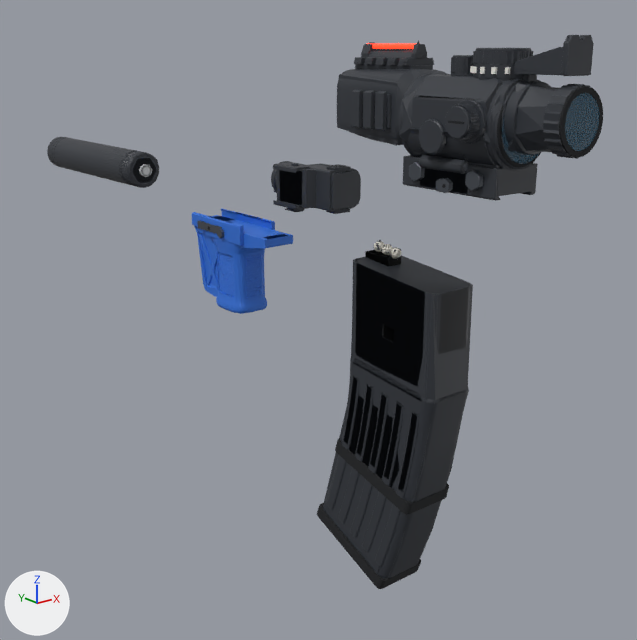
Two versions of the glTF model assets/models/replicaParts/aeg.glb, one commit apart.
Before and after are seen from a 50 mm lens placed at (-0.308, -0.25, 0.133), pointed at (0.041, 0.186, -0.042). Lighting does not change. The marker at lower left points along +X, +Y and +Z. The picture after the commit comes second. Where no turn or scale is listed for an object, it has been applied to the vertices. Vertices at exactly the same position are counted once.

Objects in the first picture: 'grip_angled', 'grip_vertical', 'grip_vertical_Figure', 'light_weaponTorch', 'magazine_hiCap', 'magazine_hiCap_Figure', 'magazine_lowCap', 'muzzle_silencer', 'optic_scope2x', 'optic_scope2x_Figure', 'optic_scopeVar', 'optic_scopeVar_Figure' and 9 more.
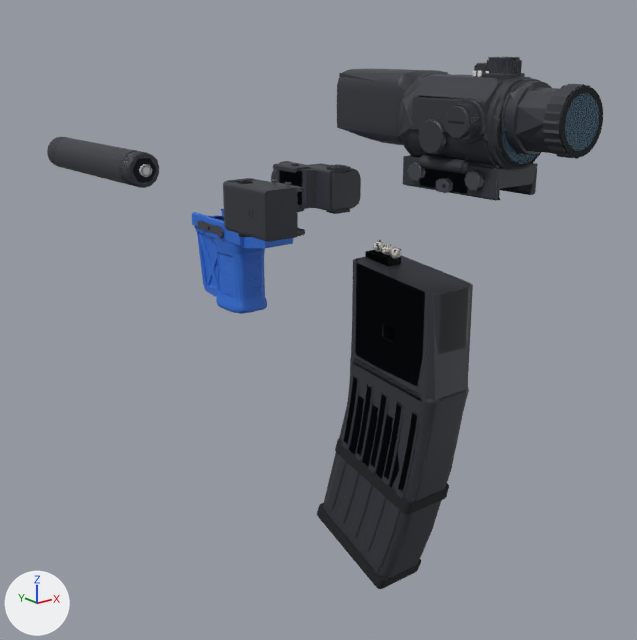
What the commit changed:
Material 'LaserLens' (mat_laserlens) is new.
Its base color is (1.0, 0.0232, 0.0232) (red #ff2a2a).
Its roughness is 0.2.
Its emission color is (1.0, 0.0232, 0.0232) (red #ff2a2a).
Its emission strength is 4.0.
me_optic_scopevar_001 is used by ob_optic_scopevar; location (0.0, 0.025, 0.0735).
me_optic_scopevar_001 had 5050 vertices, 9870 faces and spanned x -0.0224..0.0224, y -0.0594..0.072, z -0.0049..0.0626.
me_optic_scopevar_001 now has 4007 vertices, 7910 faces and spans x -0.0199..0.0199, y -0.0594..0.072, z -0.0049..0.0514.
me_optic_scopevar_001 part 1: the loose piece of 128 vertices spanning x -0.0122..0.0122, y -0.0289..-0.0044, z 0.0455..0.0513 is rebuilt with 216 vertices and now spans x -0.0074..0.0074, y -0.0182..-0.0034, z 0.0455..0.0502.
me_optic_scopevar_001 part 2: 33 loose pieces with 1260 vertices, spanning x -0.0224..0.0224, y -0.0558..0.0715, z 0.0202..0.0626, are deleted.
me_optic_scopevar_001 part 3: 154 vertices moved from x -0.0178..0.0173, y -0.0031..0.0297, z 0.0141..0.0453 to x -0.018..0.0164, y -0.0163..0.0333, z 0.0136..0.0457; 537 vertices removed from x -0.0184..0.0184, y -0.0291..0.0297, z 0.0139..0.0563; 506 vertices added at x -0.0185..0.0185, y -0.0185..0.0684, z 0.013..0.0472.
Other edits to the shape of me_optic_scopevar_001 do not show in these pictures.
me_optic_scopevar_001 no longer uses material mat_fibre (red #ff3a20, glowing red #ff3a20).
me_optic_scopevar_figure_001 is used by ob_optic_scopevar_figure; location (0.0, 0.025, 0.0735).
me_optic_scopevar_figure_001 had 611 vertices, 597 faces and spanned x -0.02..0.0203, y -0.0593..0.0722, z -0.0037..0.0622.
me_optic_scopevar_figure_001 now has 566 vertices, 600 faces and spans x -0.0197..0.0197, y -0.0593..0.0721, z -0.0049..0.0503.
me_optic_scopevar_figure_001 part 4: 35 loose pieces with 215 vertices, spanning x -0.02..0.02, y -0.055..0.0721, z -0.0029..0.0622, are deleted.
me_optic_scopevar_figure_001 part 5: 1 vertex moved within x 0.0118, y -0.0511, z 0.023; 184 vertices removed from x -0.0199..0.0203, y -0.0585..0.0722, z -0.0037..0.0563; 297 vertices added at x -0.0197..0.0197, y -0.0585..0.0721, z -0.0049..0.0503.
Other edits to the shape of me_optic_scopevar_figure_001 do not show in these pictures.
me_optic_scopevar_figure_001 no longer uses material mat_fibre (red #ff3a20, glowing red #ff3a20).
Mesh me_laser_redlaser_figure is new.
It has 416 vertices, 600 faces and spans x -0.0213..0.0049, y -0.012..0.0301, z -0.0156..0.0139.
Faces by material slot: [451, 77, 10, 62].
It uses material mat_detail (dark grey #30343b).
It uses material mat_metal (dark grey #5f646c).
It uses material mat_rubber (black #1a1c1f).
It uses material mat_laserlens (red #ff2a2a, glowing red #ff2a2a).
Mesh me_laser_redlaser is new.
It has 4767 vertices, 9276 faces and spans x -0.0214..0.0049, y -0.012..0.0302, z -0.0157..0.0155.
Faces by material slot: [6862, 1652, 700, 62].
It uses material mat_detail (dark grey #30343b).
It uses material mat_metal (dark grey #5f646c).
It uses material mat_rubber (black #1a1c1f).
It uses material mat_laserlens (red #ff2a2a, glowing red #ff2a2a).
Object 'laser_redLaser_Figure' (ob_laser_redlaser_figure) is new; it shows me_laser_redlaser_figure.
Its location is (-0.0259, 0.132, 0.0472).
Object 'laser_redLaser' (ob_laser_redlaser) is new; it shows me_laser_redlaser.
Its location is (-0.0259, 0.132, 0.0473).

Boxes [x1, y1, x2, y2] around the edits, measured in the pictures (637 x 640 px; the box of a moved part takes in the faces that stretch with it):
'optic_scopeVar', reshaped (17% shorter)
    before: [337, 35, 603, 201]
    after: [337, 63, 603, 201]
'optic_scopeVar_Figure', reshaped (19% shorter)
    before: [337, 36, 599, 196]
    after: [337, 71, 599, 200]
'laser_redLaser', added
    after: [223, 178, 305, 242]
    faces in mat_detail (dark grey #30343b): [223, 178, 305, 242]
'laser_redLaser_Figure', added
    after: [223, 182, 305, 240]
    faces in mat_detail (dark grey #30343b): [223, 182, 305, 240]
part 1 of me_optic_scopevar_001, rebuilt
    before: [473, 63, 522, 78]
    after: [474, 65, 488, 75]
part 2 of me_optic_scopevar_001, deleted
    before: [351, 35, 594, 131]
part 3 of me_optic_scopevar_001, moved or reshaped
    before: [337, 51, 533, 143]
    after: [337, 69, 478, 144]
part 4 of me_optic_scopevar_figure_001, deleted
    before: [368, 36, 588, 82]
part 5 of me_optic_scopevar_figure_001, moved or reshaped
    before: [337, 55, 585, 196]
    after: [337, 72, 585, 200]
